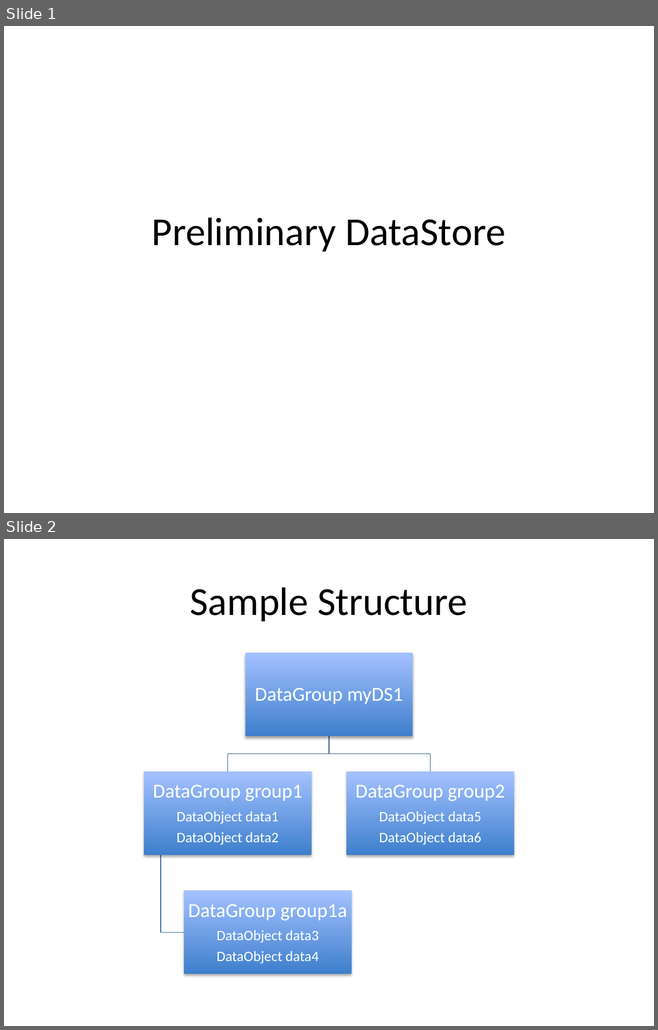
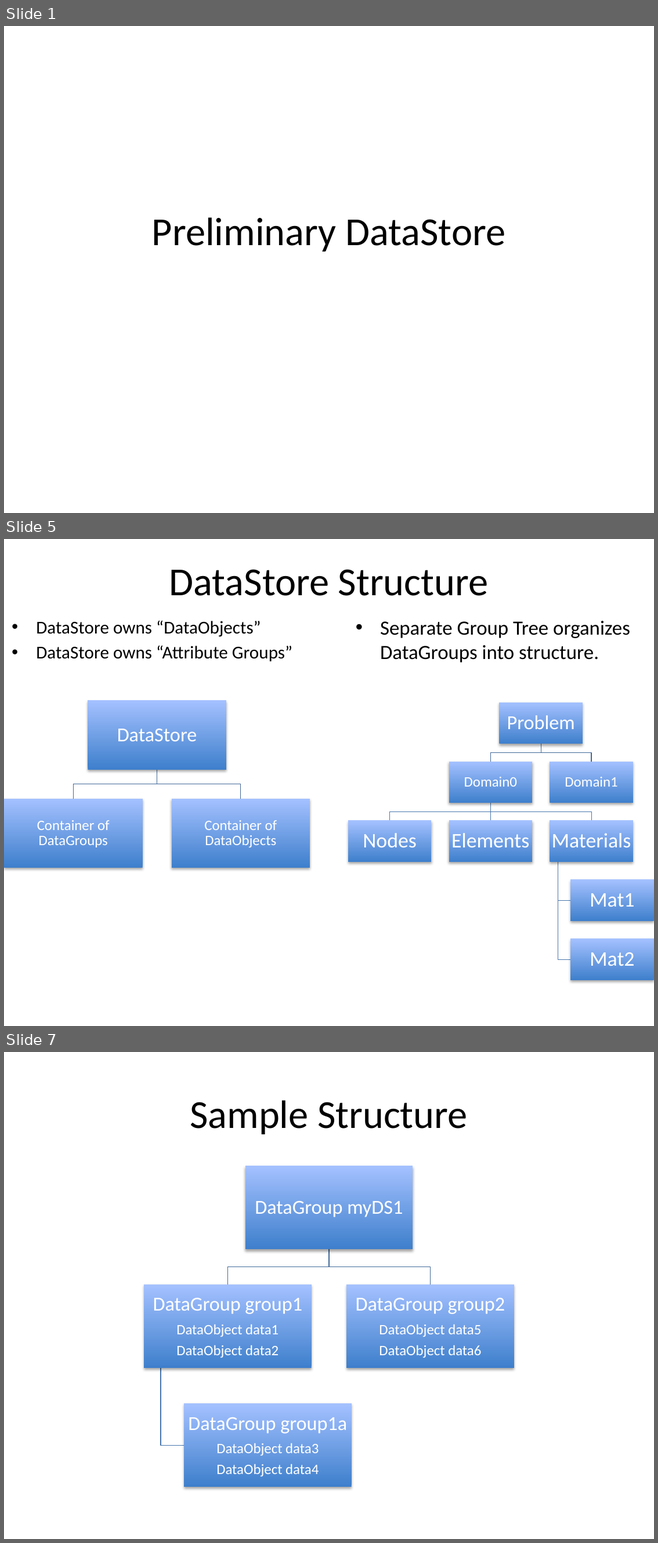
Before and after one commit to LLNL/axom, a slide deck: docs/Datastore.pptx. Shown one above the other, each under a label of ours: slides 1 and 2 before the commit, slides 1, 5 and 7 after it; the slides between them are not shown. The pictures are 658x1030 and 658x1543 pixels, drawn with LibreOffice and Linux fonts; fonts in the diff are those of the drawing. Boxes give left, top, right and bottom in pixels: in the first picture for what was removed or moved away, otherwise in the second. Text is boxed around its words. In the diff, an @@ line names an element or a change of style, - is before the commit and + after.

```diff
--- a/docs/Datastore.pptx
+++ b/docs/Datastore.pptx
@@ slide 5 added at [4, 539, 654, 1026], background #FFFFFF @@
@@ title added at [169, 569, 488, 596], 44 pt, text #000000 @@
+DataStore Structure
@@ text added at [36, 620, 292, 661], 20 pt, text #000000 @@
+• DataStore owns “DataObjects”
+• DataStore owns “Attribute Groups”
@@ text added at [380, 621, 630, 663], 22.4 pt, text #000000 @@
+• Separate Group Tree organizes DataGroups into structure.
@@ group added at [347, 703, 654, 980]: 8 rectangles, 8 texts, 7 freeform shapes @@
+Problem
+Domain0
+Nodes
+Elements
+Materials
+Mat1
+Mat2
+Domain1
@@ group added at [4, 701, 310, 868]: 3 rectangles, 3 texts, 2 freeform shapes @@
+DataStore
+Container of DataGroups
+Container of DataObjects
@@ what was slide 2 is now slide 7 @@
```
Also in this commit, not shown: 2 slides changed, 2 other slides added, 15 other files.
